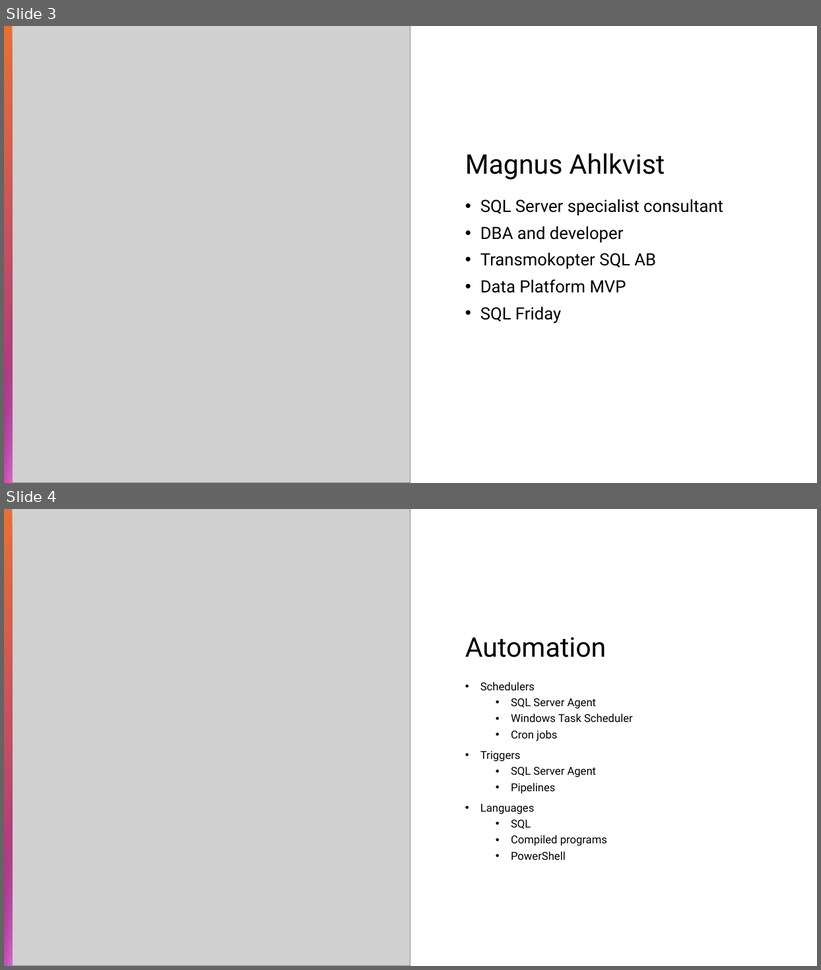
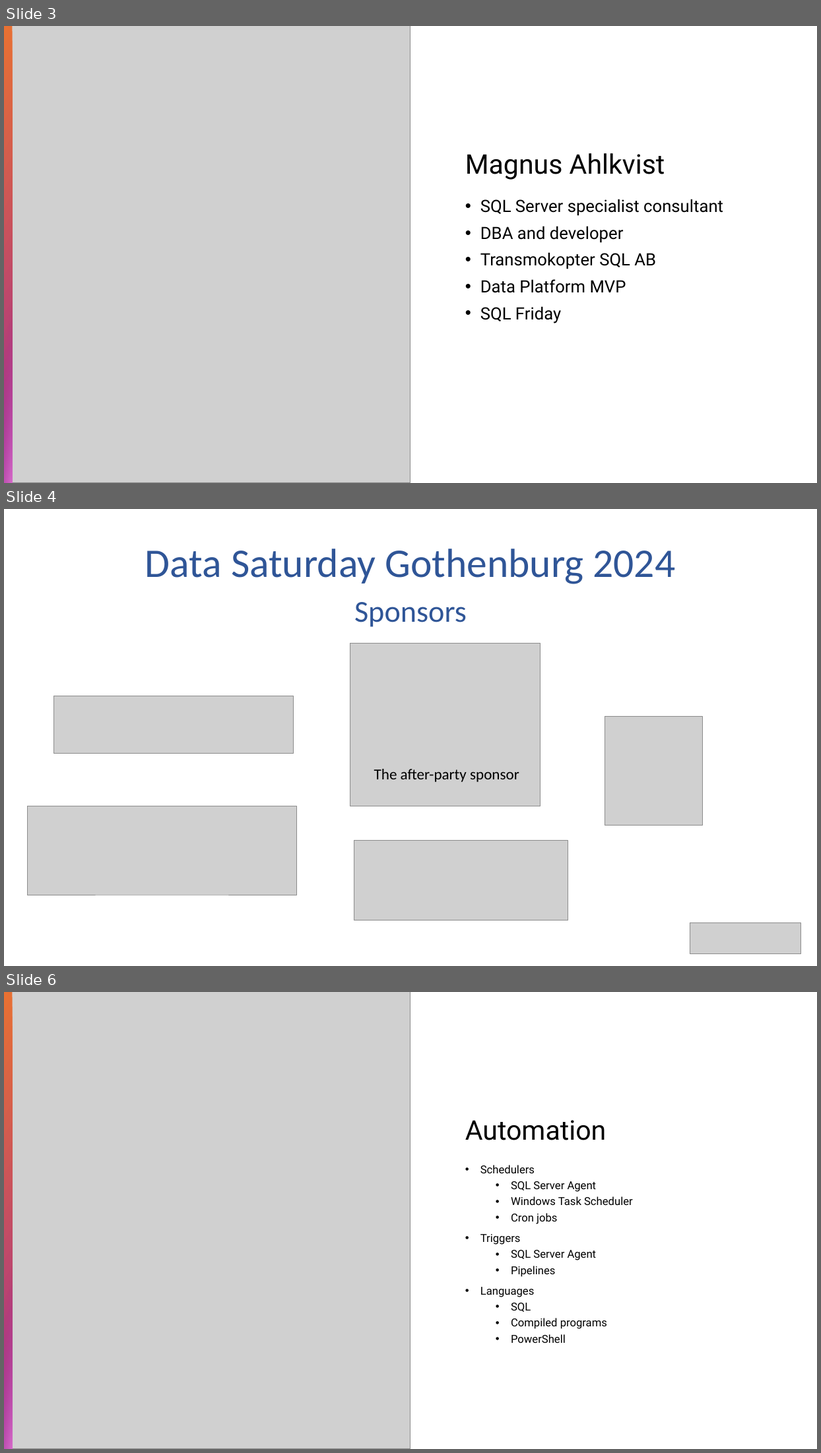
Before and after one commit to transmokopter/Presentations, a slide deck: become-a-metadata-driven-dba/become-a-metadata-driven-dba.pptx. Shown one above the other, each under a label of ours: slides 3 and 4 before the commit, slides 3, 4 and 6 after it; the slides between them are not shown. The pictures are 821x970 and 821x1453 pixels, drawn with LibreOffice and Linux fonts; fonts in the diff are those of the drawing; grey boxes stand for pictures; background and template pictures are left out. Boxes give left, top, right and bottom in pixels: in the first picture for what was removed or moved away, otherwise in the second. Text is boxed around its words. In the diff, an @@ line names an element or a change of style, - is before the commit and + after.

```diff
--- a/become-a-metadata-driven-dba/become-a-metadata-driven-dba.pptx
+++ b/become-a-metadata-driven-dba/become-a-metadata-driven-dba.pptx
@@ slide 4 added at <box>4,509,817,966</box>, background #FFFFFF @@
@@ text added at <box>145,549,676,584</box>, 48 pt, text #2F5597 @@
+Data Saturday Gothenburg 2024
@@ text added at <box>354,602,467,627</box>, 36 pt, text #2F5597 @@
+Sponsors
@@ picture added at <box>350,643,540,807</box> @@
@@ picture added at <box>54,696,293,754</box> @@
@@ picture added at <box>605,716,702,826</box> @@
@@ text added at <box>374,769,519,782</box>, 18 pt, text #000000 @@
+The after-party sponsor
@@ picture added at <box>27,807,297,895</box> @@
@@ picture added at <box>354,840,568,920</box> @@
@@ picture added at <box>690,923,801,955</box> @@
@@ what was slide 4 is now slide 6 @@
```
Also in this commit, not shown: 3 other slides added, 9 other files.
